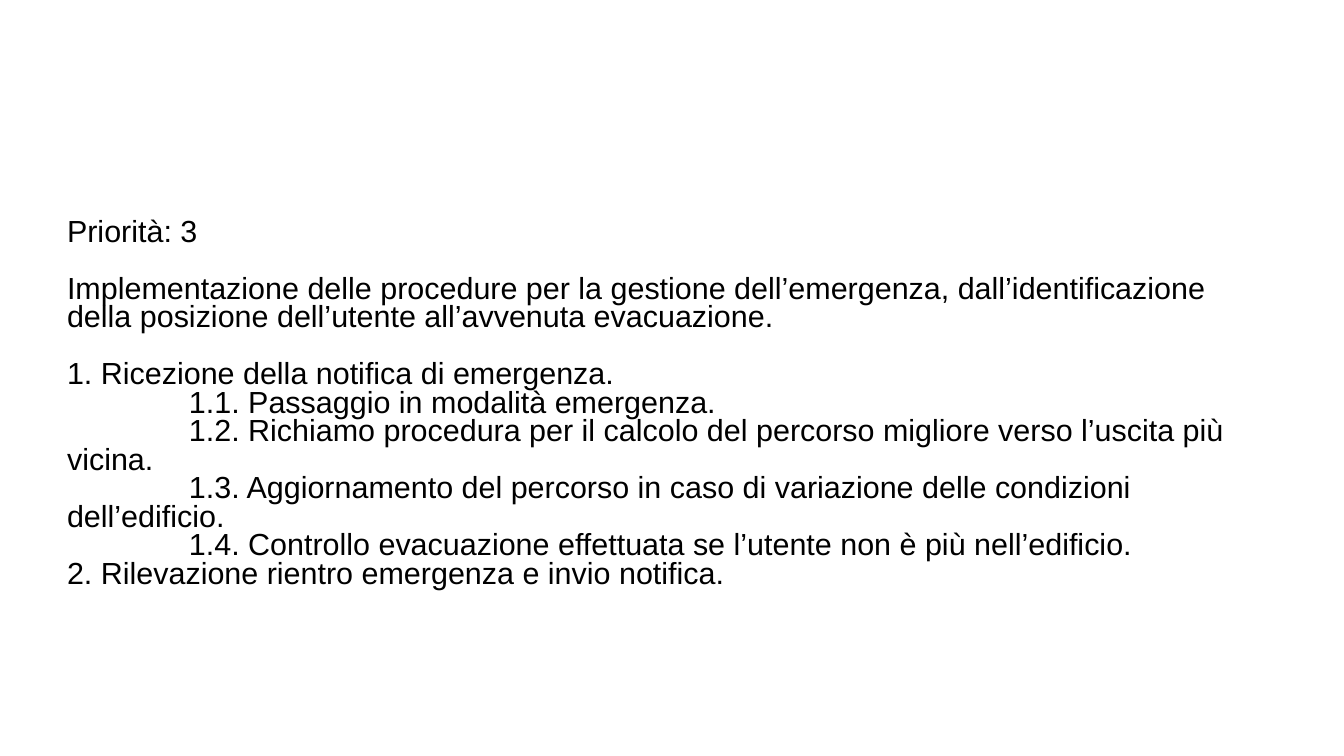
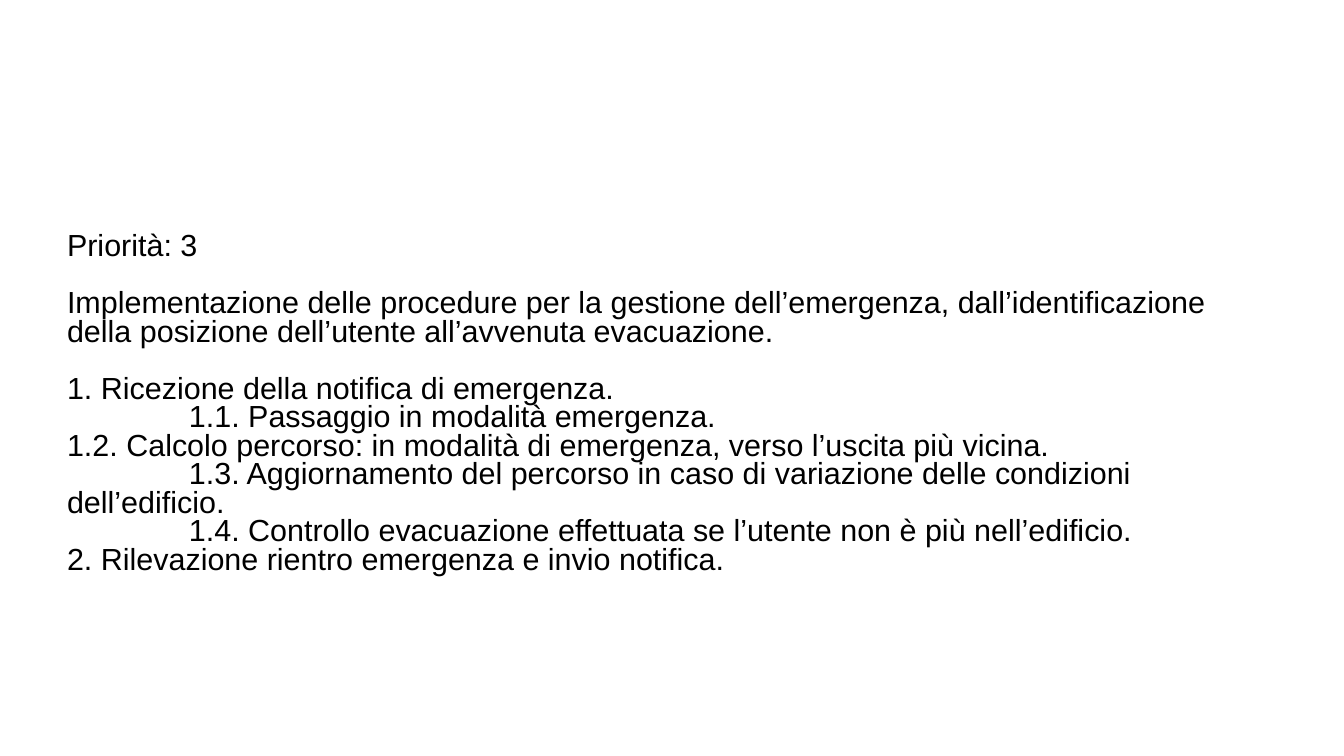
Before and after one commit to ecorradini/ProgettoIDS, a slide deck: slide 4 of AnalisiRequisiti/User Stories/UserStories.ppt. Drawn at 1344x756 pixels with LibreOffice and Linux fonts; fonts in the diff are those of the drawing; background and template pictures are left out. Boxes give left, top, right and bottom in pixels: in the first picture for what was removed or moved away, otherwise in the second. Text is boxed around its words. In the diff, an @@ line names an element or a change of style, - is before the commit and + after.

```diff
--- a/AnalisiRequisiti/User Stories/UserStories.ppt
+++ b/AnalisiRequisiti/User Stories/UserStories.ppt
@@ subtitle at [67, 431, 1049, 461]: text changed @@
-1.2. Richiamo procedura per il calcolo del percorso migliore verso l’uscita più vicina.
+1.2. Calcolo percorso: in modalità di emergenza, verso l’uscita più vicina.
```
Also in this commit, not shown: 2 other slides changed, 3 other files.
